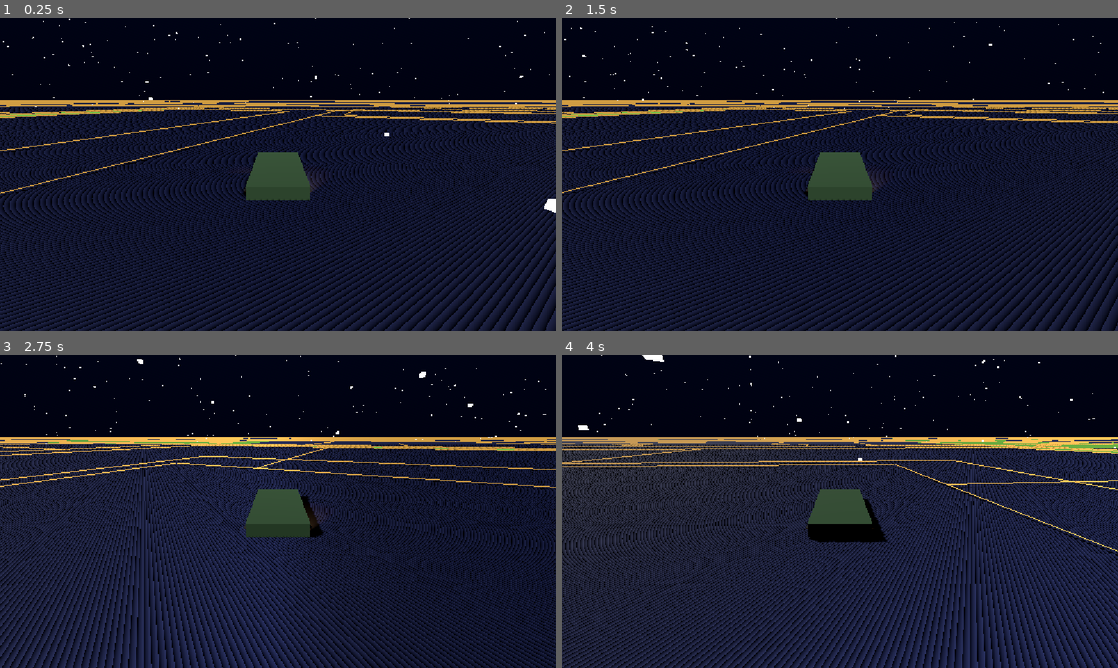
Above: before the commit, frames 1-4 (two rows, left to right).
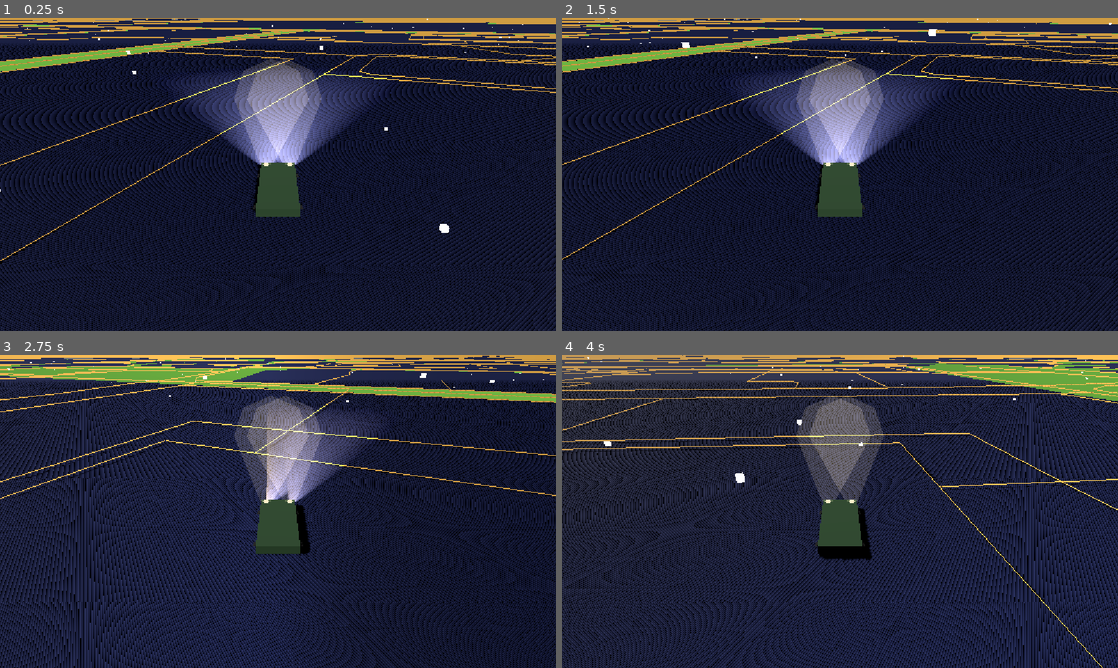
Above: after the commit, the same moments.

Repository: Cryptosega/tikhie-vody
Game: Godot game, scene res://scenes/world/main.tscn
Two runs of this game, one before a commit and one after it. Both use one fixed random seed, a clock stepped at 60 frames per second and the inputs below.
Inputs:
- Up to frame 1 (0.25 s): no input
- Up to frame 2 (1.5 s): hold Right (ui_right) 0.53-1.28 s; tap Tab (ui_focus_next) at 0.6, 1.35 s; tap Space (ui_select) at 0.77 s; hold Down (ui_down) from 1.28 s (still down)
- Up to frame 3 (2.75 s): tap Space (ui_select) at 1.52 s; release Down (ui_down) at 2.03 s; hold Right (ui_right) from 2.03 s (still down); tap Tab (ui_focus_next) at 2.1 s
- Up to frame 4 (4 s): release Right (ui_right) at 2.78 s; hold Up (ui_up) 2.78-3.53 s; tap Tab (ui_focus_next) at 2.85, 3.6 s; tap Space (ui_select) at 3.02, 3.77 s; hold Left (ui_left) from 3.53 s (still down)

The runs differ from the first frame. In frame 1, 50% of the frame differs, in the area x 0-100%, y 0-100%; in frame 2, 50%; in frame 3, 55%; in frame 4, 58%.

Commit message:
Фаза 4: фары с конусами света работают, зимняя ночь в Дедовске

Diff:
--- a/scenes/world/main.tscn
+++ b/scenes/world/main.tscn
@@ -3,6 +3,7 @@
 [ext_resource type="Script" uid="uid://cxmh8j8ux2nj1" path="res://scripts/map_importer.gd" id="1_0wkb6"]
 [ext_resource type="Script" uid="uid://dg2cxq13bya43" path="res://scripts/snow_system.gd" id="1_mli2r"]
 [ext_resource type="Script" uid="uid://cf6andyhndnr6" path="res://scenes/world/niva.gd" id="2_mli2r"]
+[ext_resource type="Script" uid="uid://vir8eep0nsvg" path="res://scripts/camera_follow.gd" id="3_wbupf"]
 
 [sub_resource type="ProceduralSkyMaterial" id="ProceduralSkyMaterial_0wkb6"]
 sky_top_color = Color(0.039215688, 0.05490196, 0.15294118, 1)
@@ -18,6 +19,9 @@
 sky = SubResource("Sky_dygme")
 ambient_light_color = Color(0.101960786, 0.101960786, 0.22745098, 1)
 ambient_light_energy = 0.3
+volumetric_fog_enabled = true
+volumetric_fog_density = 0.02
+volumetric_fog_albedo = Color(0.101960786, 0.101960786, 0.18039216, 1)
 
 [sub_resource type="StandardMaterial3D" id="StandardMaterial3D_ojny8"]
 albedo_color = Color(0.3647059, 0.6313726, 0.1882353, 1)
@@ -102,19 +106,6 @@
 [node name="Body" type="MeshInstance3D" parent="Niva" unique_id=1936660364]
 mesh = SubResource("BoxMesh_of51h")
 
-[node name="Headlight_L" type="SpotLight3D" parent="Niva/Body" unique_id=930931655]
-transform = Transform3D(1, 0, 0, 0, 0.9659258, 0.25881904, 0, -0.25881904, 0.9659258, -0.7, 0, 2.2)
-light_color = Color(1, 0.6666667, 0.26666668, 1)
-light_energy = 3.0
-shadow_enabled = true
-spot_attenuation = 2.0
-
-[node name="Headlight_R" type="SpotLight3D" parent="Niva/Body" unique_id=1211973914]
-transform = Transform3D(1, 0, 0, 0, 0.9659258, 0.25881904, 0, -0.25881904, 0.9659258, 0.7, 0, 2.2)
-light_color = Color(1, 0.6666667, 0.26666668, 1)
-light_energy = 3.0
-spot_attenuation = 2.0
-
 [node name="Wheel_FL" type="MeshInstance3D" parent="Niva" unique_id=125822844]
 transform = Transform3D(1, 0, 0, 0, -4.371139e-08, -1, 0, 1, -4.371139e-08, -1, -0.3, 1.5)
 mesh = SubResource("CylinderMesh_of51h")
@@ -135,12 +126,14 @@
 shape = SubResource("BoxShape3D_of51h")
 
 [node name="CameraArm" type="SpringArm3D" parent="Niva" unique_id=1649822277]
-transform = Transform3D(1, 0, 0, 0, 1, 0, 0, 0, 1, 0, 3, 0)
-spring_length = 8.0
+transform = Transform3D(1, 0, 0, 0, 0.90630776, 0.42261827, 0, -0.42261827, 0.90630776, 0, 3, 0)
+spring_length = 12.0
+script = ExtResource("3_wbupf")
 
 [node name="Camera3D" type="Camera3D" parent="Niva/CameraArm" unique_id=562039877]
-transform = Transform3D(1, 0, 0, 0, 0.9396926, 0.34202012, 0, -0.34202012, 0.9396926, 0, 1.5, 0)
+transform = Transform3D(1, 0, 0, 0, 0.98480767, 0.17364816, 0, -0.17364816, 0.98480767, 0, 0, 0)
 current = true
+fov = 60.0
 
 [node name="SnowHolder" type="Node3D" parent="." unique_id=1886656379]
 script = ExtResource("1_mli2r")
--- a/scenes/world/niva.gd
+++ b/scenes/world/niva.gd
@@ -1,64 +1,187 @@
 extends CharacterBody3D
 
-## Скрипт вождения Нивы
+## Нива с фарами (SpotLight + визуальный конус) и камерой
 ## WASD — газ/тормоз/поворот, пробел — ручник
 
-# Параметры машины (немного подкрутил для более отзывчивого управления)
-const MAX_SPEED := 25.0          # м/с (~90 км/ч)
-const ACCELERATION := 12.0       # м/с² (разгон)
-const TURN_SPEED := 2.2          # радиан/с (резкость поворота)
-const FRICTION := 0.95           # трение (0-1, чем меньше — тем быстрее останавливается)
-const DRIFT_FACTOR := 0.8        # фактор заноса на снегу
+# === Параметры машины ===
+const MAX_SPEED := 25.0
+const ACCELERATION := 12.0
+const TURN_SPEED := 2.2
+const FRICTION := 0.95
+const DRIFT_FACTOR := 0.8
 
-# Ввод
+# === Параметры фар ===
+const HEADLIGHT_COLOR := Color(1.0, 0.85, 0.6, 1.0)
+const HEADLIGHT_ENERGY := 40.0
+const HEADLIGHT_ANGLE := 35.0
+const HEADLIGHT_RANGE := 40.0
+const HEADLIGHT_ATTENUATION := 1.2
+
+# === Ввод ===
 var steer_input := 0.0
 var throttle_input := 0.0
+var current_speed := 0.0
 
-# Текущая скорость
-var current_speed := 0.0
+# === Ссылки ===
+var follow_cam: Camera3D
+
+
+func _ready() -> void:
+	print("🚗 Нива готова к поездке!")
+	create_headlights()
+	create_camera()
 
 
 func _physics_process(delta: float) -> void:
-	# Считываем ввод.
-	# ВАЖНО: минус перед Input.get_axis инвертирует поворот, если машина крутится не туда
 	steer_input = -Input.get_axis("ui_left", "ui_right")
 	throttle_input = Input.get_axis("ui_down", "ui_up")
 	var handbrake := Input.is_action_pressed("ui_select")
 
-	# Ускорение / торможение
 	if throttle_input != 0.0:
 		current_speed += throttle_input * ACCELERATION * delta
 	else:
-		# Естественное замедление (трение)
 		current_speed *= FRICTION
 
-	# Ручник (резкое торможение и занос)
 	if handbrake:
 		current_speed *= 0.9
 
-	# Ограничение максимальной скорости (вперёд и назад)
 	current_speed = clamp(current_speed, -MAX_SPEED * 0.4, MAX_SPEED)
 
-	# Поворот (работает только если машина движется)
 	if abs(current_speed) > 0.5:
 		var turn_direction := steer_input * TURN_SPEED * delta
-		# При движении задним ходом руль крутится в обратную сторону (как в реальной жизни)
 		if current_speed < 0:
 			turn_direction *= -1
 		rotate_y(turn_direction)
 
-	# Движение: в Godot "вперёд" для 3D-объектов — это ось -Z (минус зет)
 	var direction := -transform.basis.z
 	velocity = direction * current_speed
 
-	# Простая имитация заноса на снегу при резком повороте на скорости
 	if abs(steer_input) > 0.5 and abs(current_speed) > 6.0:
 		var drift := Vector3(-transform.basis.x.x, 0, -transform.basis.x.z) * steer_input * DRIFT_FACTOR
 		velocity += drift * delta * 10.0
 
-	# Применяем физику
 	move_and_slide()
 
-	# Отладка: нажми Tab (или кнопку, назначенную на ui_focus_next), чтобы увидеть скорость в консоли
-	if Input.is_action_just_pressed("ui_focus_next"):
-		print("Скорость: ", int(abs(current_speed) * 3.6), " км/ч")
+	update_camera()
+
+
+## Создаёт фары с визуальным конусом света
+func create_headlights() -> void:
+	# === ЛЕВАЯ ФАРА ===
+	var hl := SpotLight3D.new()
+	hl.name = "Headlight_L"
+	hl.position = Vector3(-0.7, 0.4, -2.0)
+	# SpotLight3D светит в -Z локально — это вперёд для машины
+	hl.rotation = Vector3.ZERO
+	hl.light_color = HEADLIGHT_COLOR
+	hl.light_energy = HEADLIGHT_ENERGY
+	hl.spot_angle = HEADLIGHT_ANGLE
+	hl.spot_range = HEADLIGHT_RANGE
+	hl.spot_attenuation = HEADLIGHT_ATTENUATION
+	hl.shadow_enabled = false
+	add_child(hl)
+
+	# Визуальный конус света (полупрозрачный)
+	var cone_l := MeshInstance3D.new()
+	cone_l.name = "Cone_L"
+	var cone_mesh := CylinderMesh.new()
+	cone_mesh.top_radius = 0.3
+	cone_mesh.bottom_radius = 4.0
+	cone_mesh.height = 15.0
+	cone_mesh.radial_segments = 8
+	cone_l.mesh = cone_mesh
+
+	var cone_mat := StandardMaterial3D.new()
+	cone_mat.albedo_color = Color(1.0, 0.9, 0.7, 0.15)  # полупрозрачный
+	cone_mat.emission_enabled = true
+	cone_mat.emission = Color(1.0, 0.9, 0.7, 0.3)
+	cone_mat.emission_energy_multiplier = 2.0
+	cone_mat.transparency = BaseMaterial3D.TRANSPARENCY_ALPHA
+	cone_mat.blend_mode = BaseMaterial3D.BLEND_MODE_ADD
+	cone_mat.shading_mode = BaseMaterial3D.SHADING_MODE_UNSHADED
+	cone_l.material_override = cone_mat
+
+	# Позиция конуса: спереди машины, повёрнут горизонтально
+	cone_l.position = Vector3(-0.7, 0.4, -9.5)  # центр конуса
+	cone_l.rotation_degrees = Vector3(90, 0, 0)  # лежит горизонтально
+	add_child(cone_l)
+
+	# === ПРАВАЯ ФАРА ===
+	var hr := SpotLight3D.new()
+	hr.name = "Headlight_R"
+	hr.position = Vector3(0.7, 0.4, -2.0)
+	hr.rotation = Vector3.ZERO
+	hr.light_color = HEADLIGHT_COLOR
+	hr.light_energy = HEADLIGHT_ENERGY
+	hr.spot_angle = HEADLIGHT_ANGLE
+	hr.spot_range = HEADLIGHT_RANGE
+	hr.spot_attenuation = HEADLIGHT_ATTENUATION
+	hr.shadow_enabled = false
+	add_child(hr)
+
+	# Визуальный конус света
+	var cone_r := MeshInstance3D.new()
+	cone_r.name = "Cone_R"
+	var cone_mesh_r := CylinderMesh.new()
+	cone_mesh_r.top_radius = 0.3
+	cone_mesh_r.bottom_radius = 4.0
+	cone_mesh_r.height = 15.0
+	cone_mesh_r.radial_segments = 8
+	cone_r.mesh = cone_mesh_r
+	cone_r.material_override = cone_mat
+
+	cone_r.position = Vector3(0.7, 0.4, -9.5)
+	cone_r.rotation_degrees = Vector3(90, 0, 0)
+	add_child(cone_r)
+
+	# Светящиеся маркеры (лампочки)
+	var sphere := SphereMesh.new()
+	sphere.radius = 0.2
+	sphere.height = 0.4
+
+	var mat := StandardMaterial3D.new()
+	mat.albedo_color = Color(1.0, 0.95, 0.8, 1.0)
+	mat.emission_enabled = true
+	mat.emission = Color(1.0, 0.9, 0.7, 1.0)
+	mat.emission_energy_multiplier = 5.0
+	mat.shading_mode = BaseMaterial3D.SHADING_MODE_UNSHADED
+
+	var ml := MeshInstance3D.new()
+	ml.mesh = sphere
+	ml.material_override = mat
+	ml.position = Vector3(-0.7, 0.4, -2.0)
+	add_child(ml)
+
+	var mr := MeshInstance3D.new()
+	mr.mesh = sphere
+	mr.material_override = mat
+	mr.position = Vector3(0.7, 0.4, -2.0)
+	add_child(mr)
+
+	print("💡 Фары с конусами света созданы!")
+
+
+## Камера сзади-сверху
+func create_camera() -> void:
+	follow_cam = Camera3D.new()
+	follow_cam.name = "FollowCam"
+	follow_cam.current = true
+	follow_cam.fov = 60.0
+	follow_cam.far = 2000.0
+	add_child(follow_cam)
+	print("📷 Камера создана!")
+
+
+func update_camera() -> void:
+	if follow_cam == null:
+		return
+
+	# Камера сзади машины
+	var back_dir := global_transform.basis.z
+	var up := Vector3(0, 1, 0)
+
+	var cam_pos := global_position + back_dir * 12 + up * 8
+	follow_cam.global_position = cam_pos
+
+	var look_target := global_position + Vector3(0, 1, 0)
+	follow_cam.look_at(look_target, up)
--- /dev/null
+++ b/scripts/camera_follow.gd
@@ -0,0 +1,19 @@
+extends SpringArm3D
+
+## Скрипт камеры, которая следует за машиной, но не вращается вместе с ней
+
+var target: Node3D  # ссылка на машину (родитель)
+
+
+func _ready() -> void:
+	# Получаем ссылку на родительский узел (Niva)
+	target = get_parent()
+
+
+func _physics_process(delta: float) -> void:
+	if target == null:
+		return
+
+	# Компенсируем вращение машины
+	# Камера всегда смотрит в одном направлении, независимо от поворота машины
+	rotation = Vector3(-25, 0, 0)  # фиксированный наклон вниз
--- /dev/null
+++ b/scripts/follow_cam.gd
@@ -0,0 +1,19 @@
+extends Camera3D
+
+var car: CharacterBody3D
+
+
+func _ready() -> void:
+	car = get_parent().get_parent()  # Camera3D → CameraArm → Niva
+
+
+func _physics_process(delta: float) -> void:
+	if car == null:
+		return
+
+	# Камера следует за машиной
+	var parent = get_parent()  # CameraArm
+	parent.global_position = car.global_position + Vector3(0, 8, 12)
+
+	# Фиксированный поворот
+	parent.rotation_degrees = Vector3(-30, 0, 0)
Not shown, added: scripts/camera_follow.gd.uid
Not shown, added: scripts/follow_cam.gd.uid
